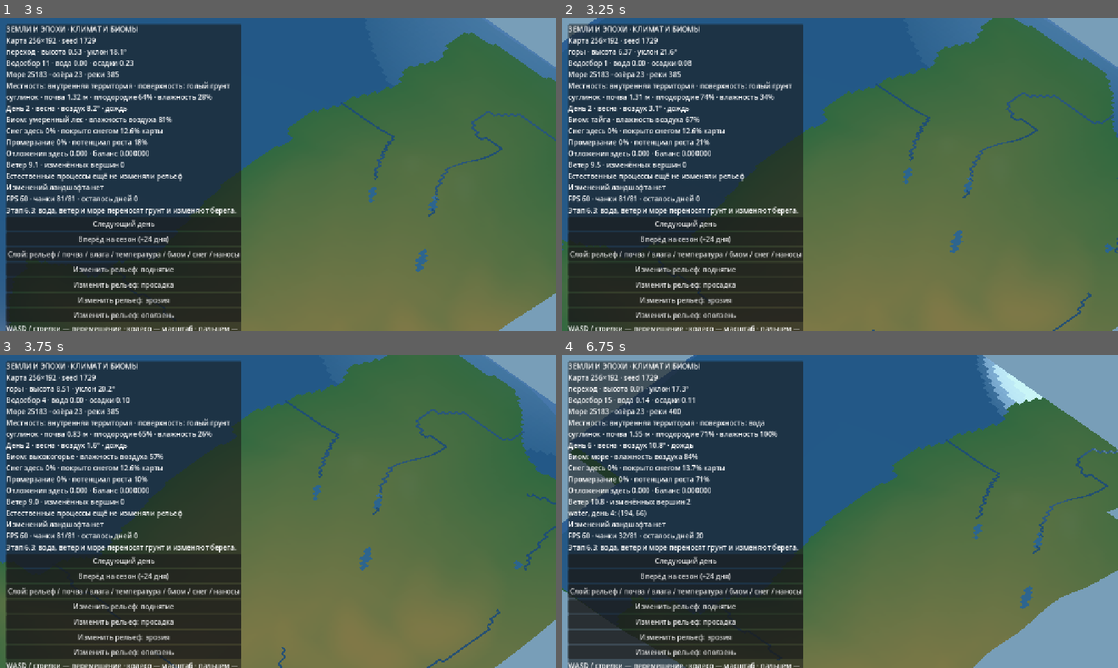
Above: before the commit, frames 1-4 (two rows, left to right).
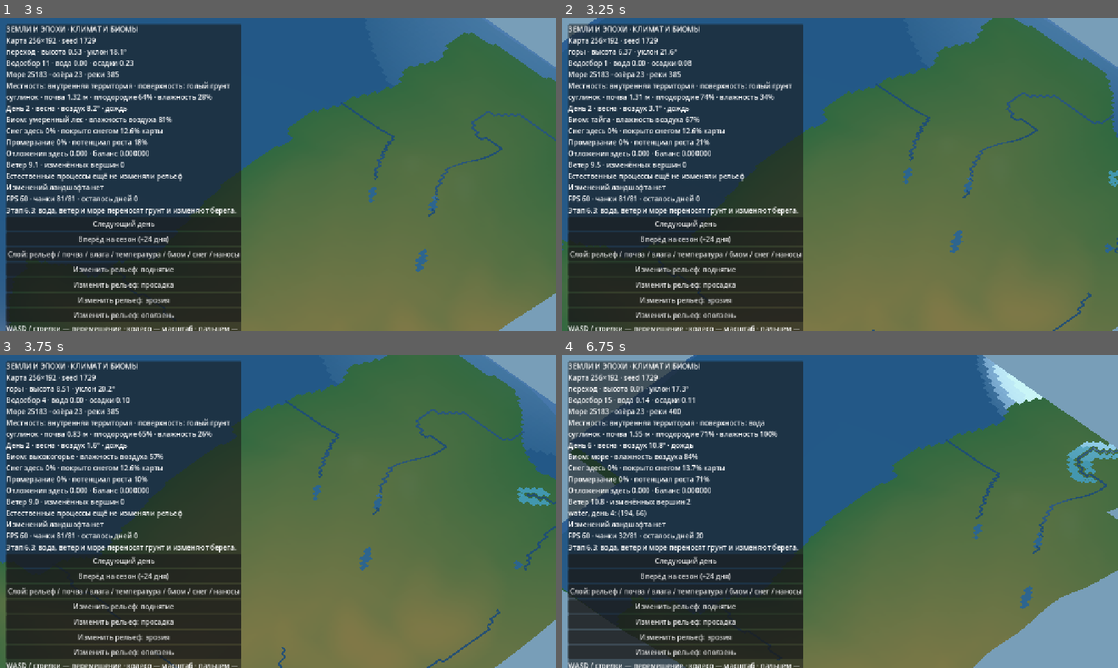
Above: after the commit, the same moments.

Repository: cyrox007/lands-and-ages
Game: Godot game, scene res://scenes/world.tscn
The game is run twice, just before and just after one commit, with the same random seed, the same clock (stepped at 60 frames per second) and the same inputs.
Inputs (mouse positions are in pixels of both pictures, inside the frame that each line leads up to):
- Up to frame 1 (3 s): move the mouse to (400, 158) at 0.52 s; hold D 0.53-1.25 s; click (400, 158) at 0.67 s; drag from (166, 190) to (250, 237) at 1.27 s; click "Следующий день" at 2 s; move the mouse to (333, 105) at 2.77 s; hold D from 2.78 s (still down)
- Up to frame 2 (3.25 s): keep holding D
- Up to frame 3 (3.75 s): release D at 3.5 s; drag from (250, 574) to (111, 464) at 3.52 s
- Up to frame 4 (6.75 s): click "Вперёд на сезон (+24 дня)" at 4.25 s; move the mouse to (1006, 558) at 5.02 s; hold A 5.03-5.75 s; drag from (673, 464) to (756, 433) at 5.77 s; move the mouse to (867, 511) at 6.52 s; hold S from 6.53 s (still down); click (867, 511) at 6.67 s

Frame 1 is identical in both runs. In frame 2, less than 0.1% of the frame differs, in the area x 98-100%, y 48-54%; in frame 3, 0.2%; in frame 4, 0.6%, in the area x 73-100%, y 27-51%.

Commit message:
feat(hydrology): локальный паводок от расхода водосбора и проверка речных устьев

Diff:
--- a/godot/scripts/hydrology.gd
+++ b/godot/scripts/hydrology.gd
@@ -7,7 +7,7 @@
 const Boundary = preload("res://scripts/world_boundary.gd")
 const RIVER_THRESHOLD := 180.0
 const LAKE_THRESHOLD := 0.06
-const FLOOD_START := 1.5
+const FLOOD_START := 0.95
 const MAX_FLOOD_STEPS := 2
 const DIRECTIONS := [
 	Vector2i(-1, 0), Vector2i(0, -1),
@@ -276,7 +276,7 @@
 			_wetness[i] = clampf(_local_rain[i] * 0.25, 0.0, 1.0)
 
 	var sources: Array[int] = []
-	var stage := 0.04 + maxf(0.0, rainfall - 1.0) * 0.10
+	var flood_sources: Array[int] = []
 	for i in range(count):
 		if _ocean[i] != 0:
 			_water_level[i] = Boundary.SEA_LEVEL
@@ -290,21 +290,26 @@
 			continue
 		_lake[i] = int(is_lake)
 		_river[i] = int(is_river)
-		_water_level[i] = _spill[i] + stage
+		# Уровень зависит от реальных осадков всего водосбора,
+		# а не среднего дождя по карте, который скрывал ливни.
+		var pressure := _discharge[i] / maxf(1.0, _catchment[i])
+		var pulse := clampf((pressure - FLOOD_START) / 1.30, 0.0, 1.0)
+		_water_level[i] = _spill[i] + 0.04 + pulse * 0.72
 		_wetness[i] = 1.0
-		sources.append(i)
-
-	# Подтопление возможно лишь возле реального русла или озера.
-	# Это локальная модель разлива, не симуляция скоростей течения.
-	if rainfall >= FLOOD_START:
+		if pulse > 0.13:
+			flood_sources.append(i)
+
+	# Разлив распространяется только от реального водного источника.
+	# За два шага по пойме он не перепрыгивает через высокий берег.
+	if not flood_sources.is_empty():
 		var distance := PackedByteArray()
 		distance.resize(count)
 		distance.fill(255)
-		for index in sources:
+		for index in flood_sources:
 			distance[index] = 0
 		var cursor := 0
-		while cursor < sources.size():
-			var current := sources[cursor]
+		while cursor < flood_sources.size():
+			var current := flood_sources[cursor]
 			cursor += 1
 			if distance[current] >= MAX_FLOOD_STEPS:
 				continue
@@ -316,7 +321,9 @@
 				if nx < 0 or ny < 0 or nx >= _width or ny >= _height:
 					continue
 				var near: int = ny * _width + nx
-				var level := _water_level[current] - 0.02
+				if _ocean[near] != 0:
+					continue
+				var level := _water_level[current] - 0.025
 				if _ground[near] >= level - 0.01:
 					continue
 				if is_nan(_water_level[near]) or level > _water_level[near]:
@@ -325,7 +332,7 @@
 					_flood[near] = 1
 				if distance[near] > distance[current] + 1:
 					distance[near] = distance[current] + 1
-					sources.append(near)
+					flood_sources.append(near)
 
 	# Счётчики вычисляются при изменении водного режима, а не каждый кадр.
 	var lakes := 0
@@ -408,6 +415,28 @@
 	return _water_level[index]
 
 
+func flood_depth_at(index: int) -> float:
+	ensure_ready()
+	if index < 0 or index >= _flood.size() or _flood[index] == 0:
+		return 0.0
+	return maxf(0.0, _water_level[index] - _ground[index])
+
+
+func flow_pressure_at(index: int) -> float:
+	ensure_ready()
+	if index < 0 or index >= _discharge.size():
+		return 0.0
+	return _discharge[index] / maxf(1.0, _catchment[index])
+
+
+func river_mouth_at(index: int) -> bool:
+	ensure_ready()
+	if index < 0 or index >= _downstream.size() or _river[index] == 0:
+		return false
+	var next := _downstream[index]
+	return next >= 0 and _ocean[next] != 0
+
+
 func downstream_of(index: int) -> int:
 	if index < 0 or index >= _downstream.size():
 		return -1
